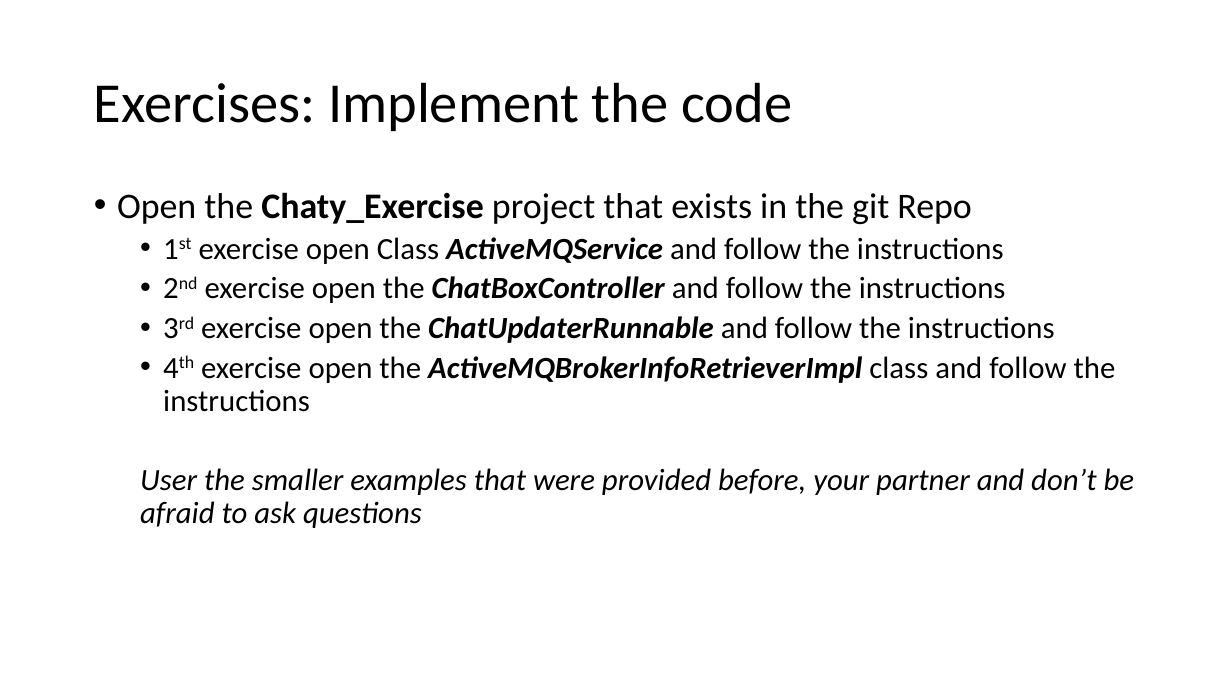
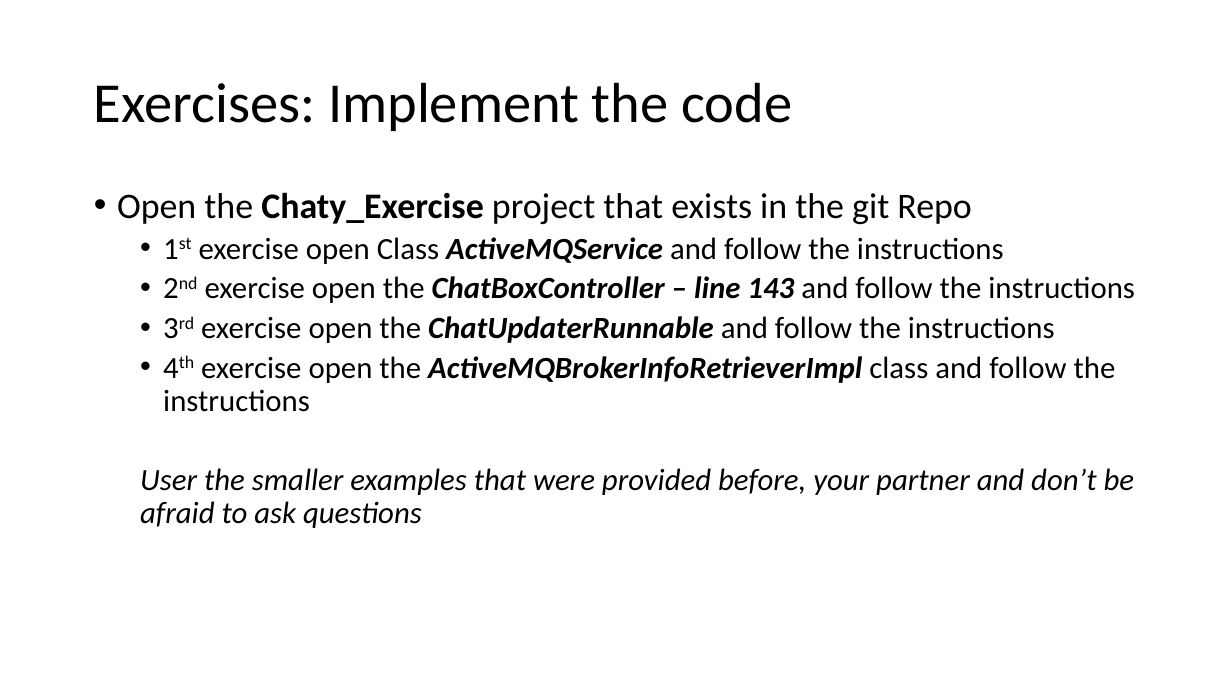
Before and after one commit to sebivenlo/ESDE_2021_ActiveMQ, a slide deck: slide 11 of Diagrams/presentation.pptx. Drawn at 1232x693 pixels with LibreOffice and Linux fonts; fonts in the diff are those of the drawing. Boxes give left, top, right and bottom in pixels: in the first picture for what was removed or moved away, otherwise in the second. Text is boxed around its words. In the diff, an @@ line names an element or a change of style, - is before the commit and + after.

```diff
--- a/Diagrams/presentation.pptx
+++ b/Diagrams/presentation.pptx
@@ text at <box>205,276,1135,303</box>: text changed @@
-  • 2nd exercise open the ChatBoxController and follow the instructions
+  • 2nd exercise open the ChatBoxController – line 143 and follow the instructions
```
Also in this commit, not shown: 1 other file.
